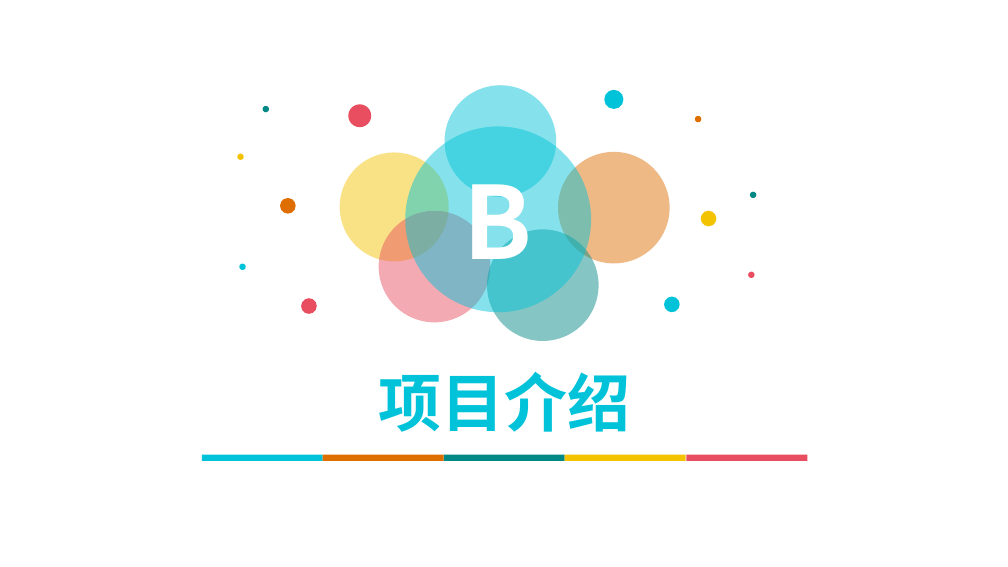
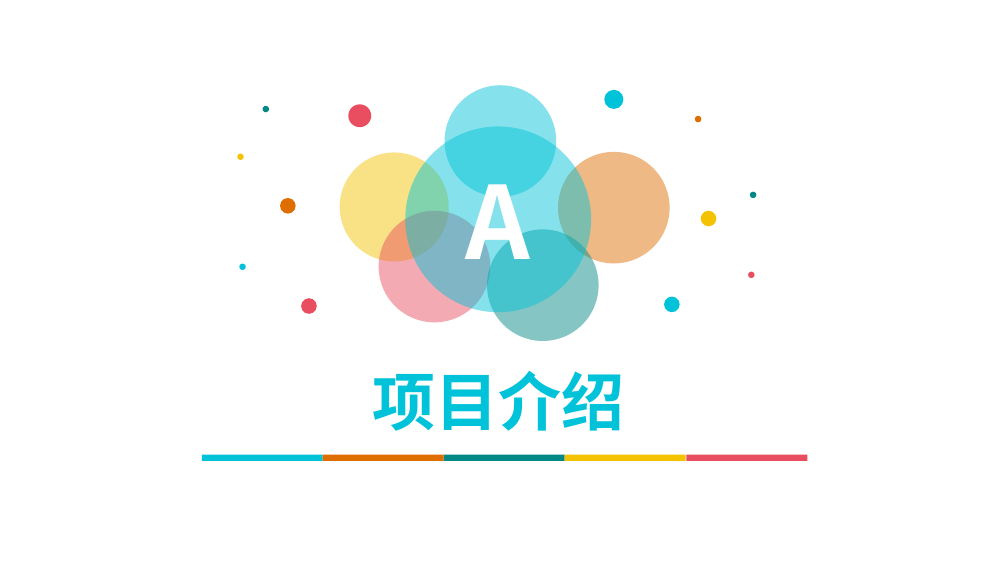
Before and after one commit to liuxiaoqian0724/7plusplus_Project, a slide deck: slide 3 of 2019大三下学期项目展示成果/青蓝家教.pptx (slide 5 before the commit). Drawn at 1008x567 pixels with LibreOffice and Linux fonts; fonts in the diff are those of the drawing; background and template pictures are left out. Boxes give left, top, right and bottom in pixels: in the first picture for what was removed or moved away, otherwise in the second. Text is boxed around its words. In the diff, an @@ line names an element or a change of style, - is before the commit and + after.

Commit message:
19下学期项目展示准备

```diff
--- a/2019大三下学期项目展示成果/青蓝家教.pptx
+++ b/2019大三下学期项目展示成果/青蓝家教.pptx
@@ text in ellipse at <box>466,157,531,285</box>: text changed @@
-B
+A
@@ text "项目介绍": place and size @@
-text "项目介绍" at <box>378,372,630,432</box>
+text "项目介绍" at <box>372,371,624,431</box>
```
Also in this commit, not shown: 3 other slides changed, 6 slides added, 12 slides removed, 6 other files.
